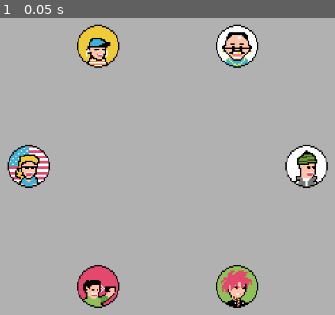
Above: before the commit, frame 1.
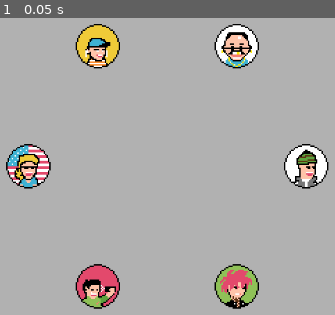
Above: after the commit, the same moment.

Repository: Pikachuxxxx/social-loops-gmtk
Game: Godot game, scene res://Scenes/main.tscn
Same seed, same stepped clock (60 frames per second), same inputs: the game is played once before the commit and once after it. This scene is started directly instead of the project's main scene.
Inputs:
- Up to frame 1 (0.05 s): no input

The runs differ from the first frame. In frame 1, 3.1% of the frame differs, in the area x 1-99%, y 2-98%.

Commit message:
scaling sprite on select

Diff:
--- a/Scenes/node.tscn
+++ b/Scenes/node.tscn
@@ -4,7 +4,7 @@
 [ext_resource type="Texture2D" uid="uid://dyaf8gh4ye41s" path="res://assets/image/dps/karen.png" id="2_6b8r6"]
 
 [sub_resource type="CircleShape2D" id="CircleShape2D_j2q8x"]
-radius = 29.0172
+radius = 32.0
 
 [node name="Node" type="StaticBody2D"]
 texture_filter = 1
@@ -16,5 +16,5 @@
 [node name="Sprite2D" type="Sprite2D" parent="."]
 texture_filter = 1
 position = Vector2(-0.499999, 0)
-scale = Vector2(1.93, 1.93)
+scale = Vector2(2, 2)
 texture = ExtResource("2_6b8r6")
--- a/Scripts/main.gd
+++ b/Scripts/main.gd
@@ -6,7 +6,7 @@
 
 var groupPairCount: Dictionary = {}
 
-const groupColors: Array[Color] = [Color.GREEN, Color.BLUE, Color.ORANGE, Color.DEEP_PINK, Color.BLUE_VIOLET, Color.CRIMSON, Color.LIGHT_CORAL]
+const groupColors: Array[Color] = [Color.GREEN, Color.BLUE, Color.ORANGE, Color.DEEP_PINK, Color.BLUE_VIOLET, Color.CRIMSON, Color.LIGHT_CORAL, Color.YELLOW, Color.RED, Color.GHOST_WHITE, Color.DEEP_SKY_BLUE, Color.DARK_SALMON, Color.DARK_ORANGE, Color.DARK_GREEN, Color.DARK_CYAN, Color.YELLOW_GREEN]
 var mousePosition: Vector2 = Vector2(0,0)
 var wiggle = Wiggle.new()
 
@@ -58,6 +58,12 @@
 				for group in groups:
 					group.erase_node(node.id)
 	)
+
+	for node in nodes:
+		if node.isDragging:
+			node.update_sprite_scale(2.4)
+		else:
+			node.update_sprite_scale(2)
 
 func _input(event: InputEvent) -> void:
 	if event is InputEventMouseButton:
--- a/Scripts/node.gd
+++ b/Scripts/node.gd
@@ -21,6 +21,9 @@
 func update_texture (texture):
 	$Sprite2D.texture = texture
 
+func update_sprite_scale (factor: float):
+	$Sprite2D.scale = Vector2(factor, factor)
+
 func dragOn ():
 	isDragging = true
 
